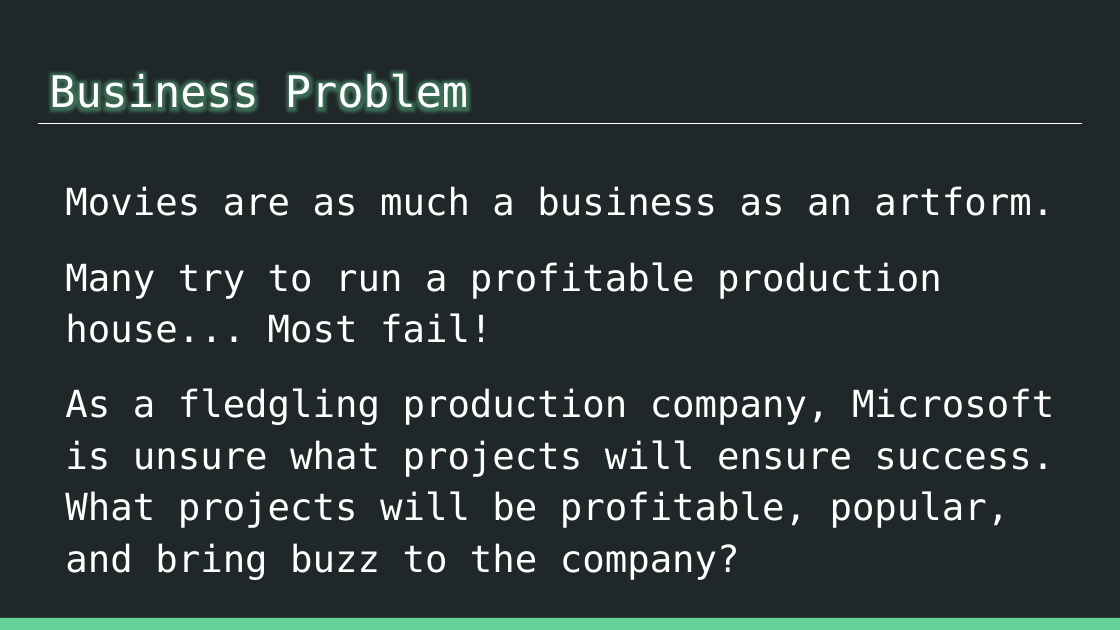
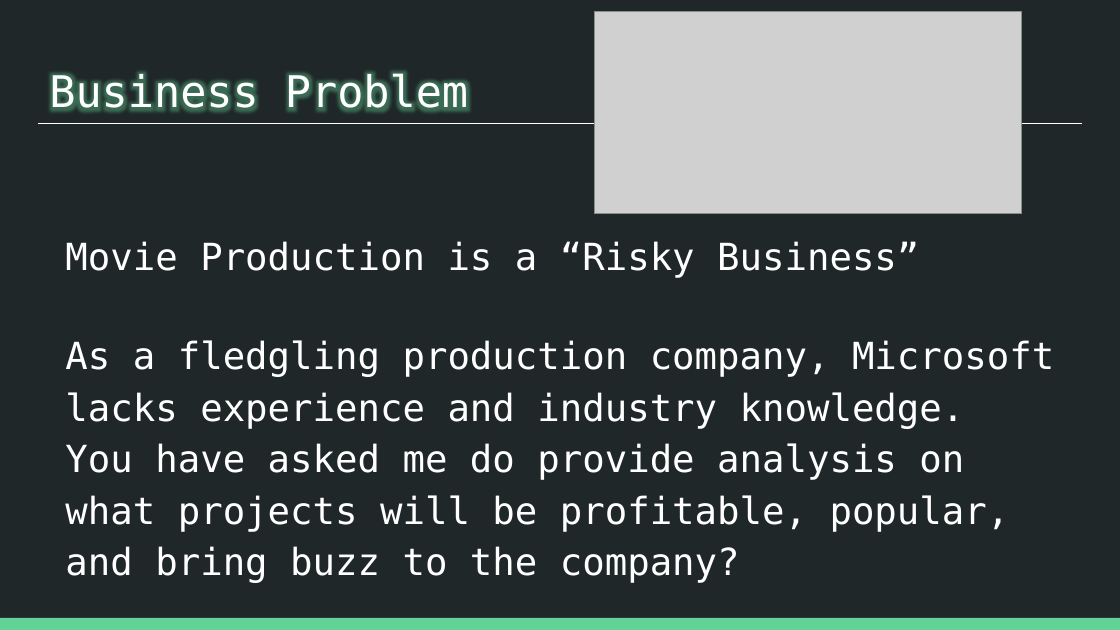
Before and after one commit to patrick-anastasio/Flatiron_DSC-Phase1_Project, a slide deck: slide 4 of Slide Deck.pptx. Drawn at 1120x630 pixels with LibreOffice and Linux fonts; fonts in the diff are those of the drawing; grey boxes stand for pictures. Boxes give left, top, right and bottom in pixels: in the first picture for what was removed or moved away, otherwise in the second. Text is boxed around its words. In the diff, an @@ line names an element or a change of style, - is before the commit and + after.

```diff
--- a/Slide Deck.pptx
+++ b/Slide Deck.pptx
@@ picture added at <box>595,11,1021,213</box> @@
@@ text at <box>65,241,1054,583</box>: text changed @@
-Movies are as much a business as an artform.
-Many try to run a profitable production house... Most fail!
-As a fledgling production company, Microsoft is unsure what projects will ensure success. What projects will be profitable, popular, and bring buzz to the company?
+Movie Production is a “Risky Business”
+As a fledgling production company, Microsoft lacks experience and industry knowledge.
+You have asked me do provide analysis on
+what projects will be profitable, popular, and bring buzz to the company?
```
Also in this commit, not shown: 12 other slides changed, 2 slides added, 17 other files.
